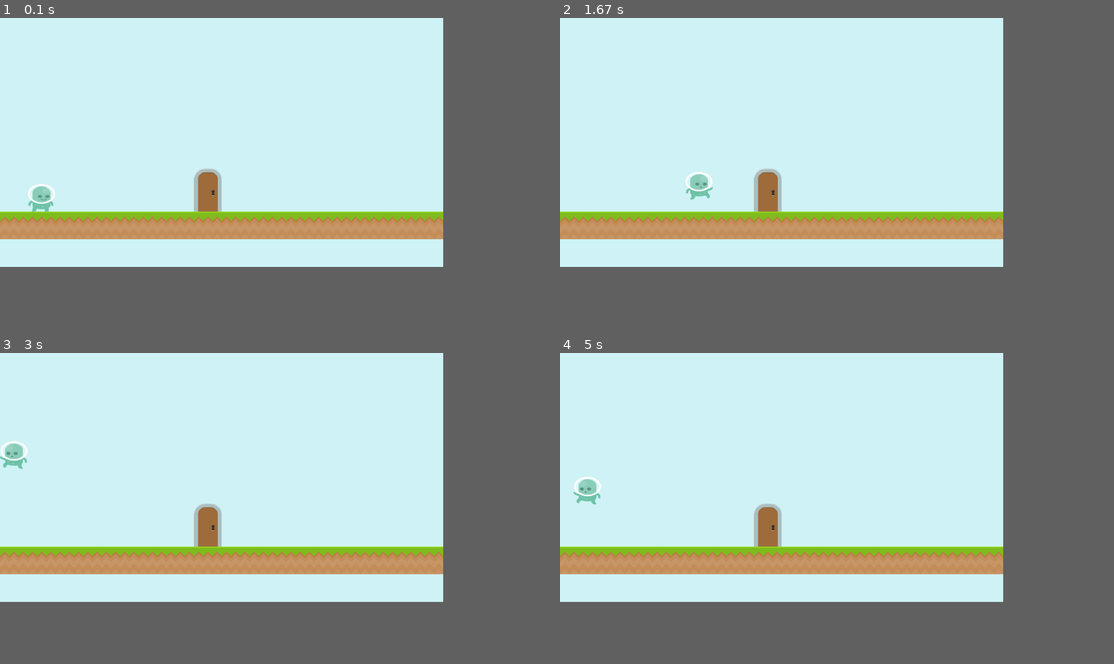
Above: before the commit, frames 1-4 (two rows, left to right).
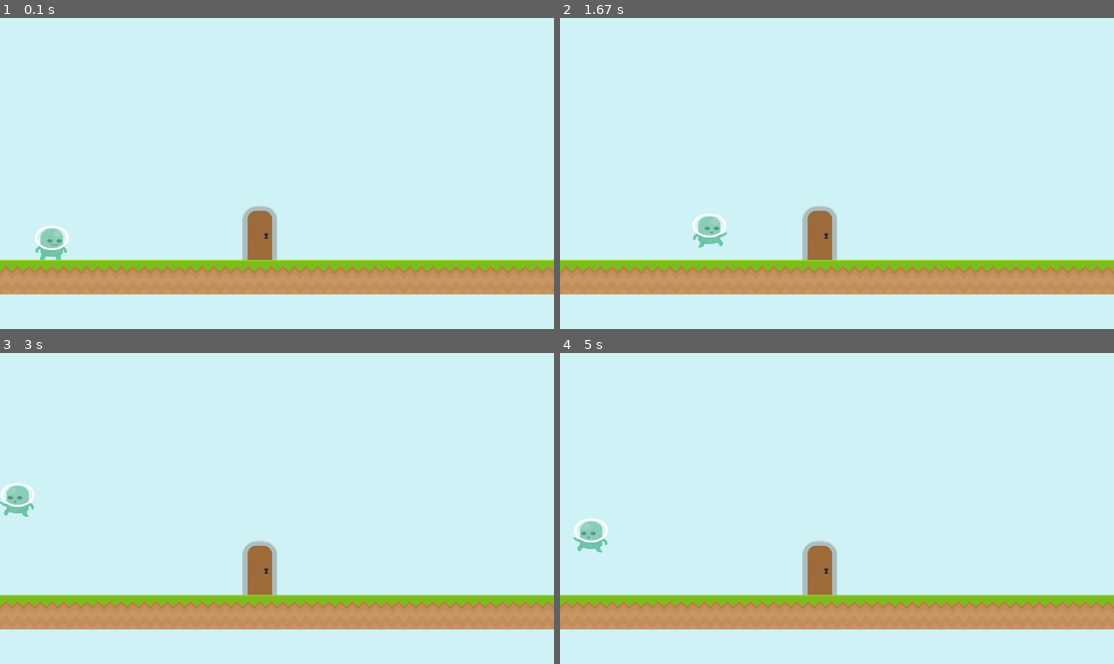
Above: after the commit, the same moments.

Repository: coinmoles/pygame-jam
Game: pygame game, started from main.py
The game is run twice, just before and just after one commit, with the same random seed, the same clock (stepped at 60 frames per second) and the same inputs.
Inputs:
- Up to frame 1 (0.1 s): no input
- Up to frame 2 (1.67 s): hold Q 0.33-0.8 s; hold Right 0.33-0.8 s; hold W 0.83-1.3 s; hold Right 0.83-1.3 s; tap Space at 0.9, 1.2, 1.4 s; hold Right from 1.33 s (still down)
- Up to frame 3 (3 s): tap Space at 1.7, 1.9, 2.2, 2.4, 2.7, 2.97 s; release Right at 1.8 s; hold Right 1.83-2.3 s; hold Left 2.33-2.87 s; tap W at 2.48 s; hold Left from 2.9 s (still down)
- Up to frame 4 (5 s): tap Space at 3.27, 3.4, 3.7, 4.07, 4.37, 4.57, 4.87 s; release Left at 3.3 s; hold Right 3.33-3.97 s; hold Left 4-4.47 s; tap W at 4.15 s; hold Right 4.5-4.97 s
The window is 720x405 before the commit and 900x506 after it. Grey fills any space a smaller window leaves; there, only what the larger window draws over its background counts as a difference.

The runs differ from the first frame. In frame 1, 20% of the frame differs, in the area x 0-100%, y 48-89%; in frame 2, 20%; in frame 3, 20%, in the area x 0-100%, y 28-89%; in frame 4, 20%.

Commit message:
Fixed respawn glith & Changed checkpoint

Diff:
--- a/Entity/CheckPoint.py
+++ b/Entity/CheckPoint.py
@@ -9,7 +9,12 @@
         super().__init__(pos, ["flagBlue", "flagBlue2"], FPS // 5)
         self.collide_check = True
         self.passable = True
+        self.checked = False
 
     def collide_player(self, player, side):
+        if self.checked:
+            return
+
         pg.event.post(pg.event.Event(SET_SPAWN, spawn=self.pos))
-        self.despawn()
+        self.set_sprites(["flagGreen", "flagGreen2"], FPS // 5)
+        self.checked = True
--- a/Entity/Goal.py
+++ b/Entity/Goal.py
@@ -13,11 +13,14 @@
         self.collide_check = True
         self.id = _id
 
+        self.checked = False
+
     def collide_player(self, player, side):
-        if not self.active:
+        if self.checked:
             return
         super().collide_player(player, side)
 
         if player.grounded:
-            self.active = False
+            self.checked = True
+            self.set_sprites(["flagGreen", "flagGreen2"], FPS // 5)
             pg.event.post(pg.event.Event(STAGE_CLEAR))
--- a/Scene/ChapterScene.py
+++ b/Scene/ChapterScene.py
@@ -9,7 +9,7 @@
     def __init__(self, stage: str, _id: Tuple[int, int]):
         super().__init__(stage, _id)
         self.stage = parse_menu(stage)
-        self.set_stage(True)
+        self.set_stage()
 
     def handle_event(self, event: pg.event.Event):
         if event.type == pg.KEYDOWN:
--- a/Scene/GameScene.py
+++ b/Scene/GameScene.py
@@ -17,6 +17,7 @@
     def __init__(self, stage: str, _id: Tuple[int, int]):
         super().__init__(_id)
         self.collidables = pg.sprite.Group()
+        self.despawned = pg.sprite.Group()
         self.corpses: Deque[pg.sprite.Sprite] = deque()
         self.stage_rect = pg.Rect(0, 0, 0, 0)
         self.player_spawn = Vector2(0, 0)
@@ -50,7 +51,7 @@
                 if event.key == pg.K_q:
                     self.player.despawn()
                 if event.key == pg.K_w:
-                    self.set_stage(False)
+                    self.reset_stage()
 
         elif event.type == SET_SPAWN:
             self.player_spawn = event.spawn
@@ -161,11 +162,13 @@
             self.camera_base.y = self.stage_rect.height - SCREEN.height
 
     def spawn_entity(self, entity: Entity):
+        print("spawn:", entity)
         self.entityList.add(entity)
         if entity.collide_check:
             self.collidables.add(entity)
 
     def despawn_entity(self, entity: Entity):
+        print("despawn:", entity)
         if entity == self.player:
             corpse = self.player.spawn_corpse()
             self.corpses.append(corpse)
@@ -178,7 +181,12 @@
             self.player = Player(self.player_spawn)
             self.spawn_entity(self.player)
 
-        entity.kill()
+        if not (entity in self.corpses or isinstance(entity, Player)):
+            print("despawn added")
+            self.despawned.add(entity)
+
+        self.collidables.remove(entity)
+        self.entityList.remove(entity)
 
     def player_death(self):
         self.player.active = False
@@ -186,7 +194,7 @@
         self.player.set_animation("death")
         pg.time.set_timer(pg.event.Event(DESPAWN, entity=self.player), 500, 1)
 
-    def set_stage(self, first: bool):
+    def set_stage(self):
         self.entityList = pg.sprite.Group()
         self.collidables = pg.sprite.Group()
         self.corpses: Deque[pg.sprite.Sprite] = deque()
@@ -194,8 +202,20 @@
         entities, stage_rect, player_spawn = self.stage()
         for entity in entities:
             self.spawn_entity(entity)
-        if first:
-            self.stage_rect = stage_rect
-            self.player_spawn = player_spawn
+
+        self.stage_rect = stage_rect
+        self.player_spawn = player_spawn
         self.player = Player(self.player_spawn)
         self.spawn_entity(self.player)
+
+    def reset_stage(self):
+        for corpse in self.corpses:
+            self.despawn_entity(corpse)
+
+        for entity in self.despawned:
+            self.spawn_entity(entity)
+
+        self.collidables.remove(self.player)
+        self.entityList.remove(self.player)
+        self.player = Player(self.player_spawn)
+        self.spawn_entity(self.player)
--- a/Scene/StageScene.py
+++ b/Scene/StageScene.py
@@ -12,7 +12,7 @@
     def __init__(self, stage: str, _id: Tuple[int, int]):
         super().__init__(stage, _id)
         self.stage = parse_stage(stage, _id)
-        self.set_stage(True)
+        self.set_stage()
 
     def handle_event(self, event: pg.event.Event):
         super().handle_event(event)
--- a/constants.py
+++ b/constants.py
@@ -2,8 +2,8 @@
 import pygame as pg
 
 SCREEN = get_monitors()[0]
-# SCREEN.width = 1600
-# SCREEN.height = 900
+SCREEN.width = 1600
+SCREEN.height = 900
 UNITSIZE = SCREEN.height / 9
 FPS = 60
 
Binary file added: assets/images/tiles/flagGreen.png
Binary file added: assets/images/tiles/flagGreen2.png
